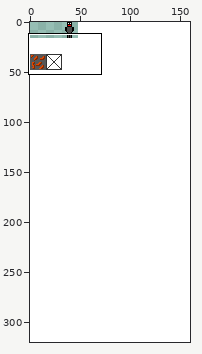
Two states of a sprite sheet, assets/graphics/tiles.png. Above: a wide view before the commit, with the close-up outlined.
Close-up. Before the edit:
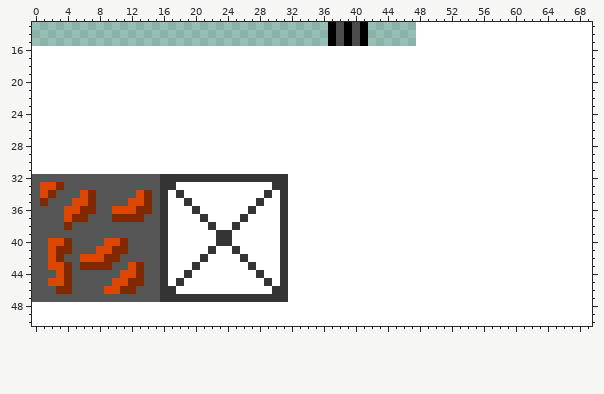
The file is 160x320 pixels. Shown: x 0..69, y 13..50.
The result:
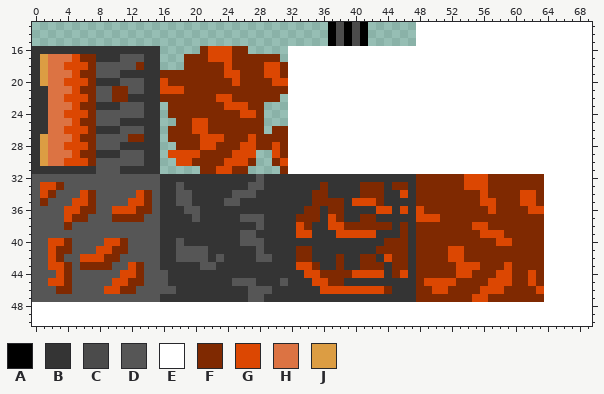
Palette (. is transparent): A #000000  B #343434  C #4b4b4b  D #565656  E #ffffff  F #7f2901  G #dc4702  H #dc7343  J #dc9d43
What changed:
Changed rows in their new state; - is an unchanged pixel.
first column x 0:
16 BBBBBBBBBBBBBBBB.....FGGGFF.....--------------------------------
17 BJHHHGFFBBBDDDBB...FFFGGGFFFFFF.--------------------------------
18 BJHHGGGFDDDDDFBB...FFFFFGFFFFGGF--------------------------------
19 BJHHHGFFDDDBBBBBFFFFFFFFGGFFFGGF--------------------------------
20 BJHHGGGFBBBDDDBBGFFFFFFFFGFFFFGG--------------------------------
21 BBHHHGFFDDFFDDBBGGGFFFFFFFFFFFFF--------------------------------
22 BBHHGGGFDDFFBBBBFFFFFFFGGFFFFFF.--------------------------------
23 BBHHHGFFBBBDDDBB.FFFFFFFGGGFF...--------------------------------
24 BBHHGGGFDDDDDDBB.FFFFFFFFFGGF...--------------------------------
25 BBHHHGFFDDDBBBBB..FFGGFFFFFFF...--------------------------------
26 BBHHGGGFBBBDDDBB.FFFGGFFFFFFF.FF--------------------------------
27 BJHHHGFFDDDDFFBB.FFFFGGGFFFGFFFF--------------------------------
28 BJHHGGGFDDDBBBBB..FFFGGFFFGGFFGF--------------------------------
29 BJHHHGFFBBBDDDBB.GGGGFFFFGGG..GF--------------------------------
30 BJHHGGGFDDDDDDBB..GGFFFFGGGF..FG--------------------------------
31 BBBBBBBBDDDBBBBB.....FFGGFF....F--------------------------------
32 ----------------------------D---BBBBBBBBBBBBBBBBFFFFFFGGGFFFFFFF
33 ------------------DBBBBBBBBDDB--BBBBFBBBBFFFBFFBFFFFFFGGGFFFFFFF
34 -----------------BDDBBBBBDDDB-B-BBBFFBBBBFFFBBGBFFFFFFFFGFFFFGGF
35 -----------------BDDBBBBDDBB-BB-BBBFFFFBGGGFBBBBFFFFFFFFGGFFFGGF
36 -----------------BBDDBBBBBB-BBB-BBFFBFFBBBBGGBGBGFFFFFFFFGFFFFGG
37 -----------------BBBD-BBBBDDDBB-BFFFBGFBBFFBBBBBGGGFFFFFFFFFFFFF
38 -----------------BBBBB-BB-BBDBB-BGFBBGGFFFFFFBFBFFFFFFFGGFFFFFFF
39 -----------------BBBBBB--BDDBBB-BGGBBBGGGGGBBBFBFFFFFFFFGGGFFFFF
40 -----------------BDBBBB--BDDDBB-BBBBBBBBBBBBFFFBFFFFFFFFFFGGFFFF
41 -----------------BDDDD-BB-BBDBB-BFFBBBBBBBBFFFFBFFFFGGFFFFFFFFFF
42 -----------------BDDDDBDBB-BDDB-BFFBBBFBBFFBGFFBFFFFGGFFFFFFFFFF
43 -----------------BBB-DDBBBB-BBB-BGGFBBFBBFFFBFFBFFFFFGGGFFFGFFFF
44 ----------------DBB-BBBBBBBB-BB-BBGGFFFFGGGGBFGBFFFFFGGFFFGGFFGF
45 ----------------DB-BBBBBBDDDB-BDBBBGGFFBBBBBBBBBFGGGGFFFFGGGFFGF
46 ----------------DDBBBBBBBBBDDD--BBBBGGGGGGGGFBBBFFGGFFFFGGGFFFFG
47 ---------------------------DD---BBBBBBBBBBBBBBBBFFFFFFFGGFFFFFFF
Pixel boxes of the changes (left, top, right, bottom) in both close-ups:
changed: (32, 46, 544, 302)
